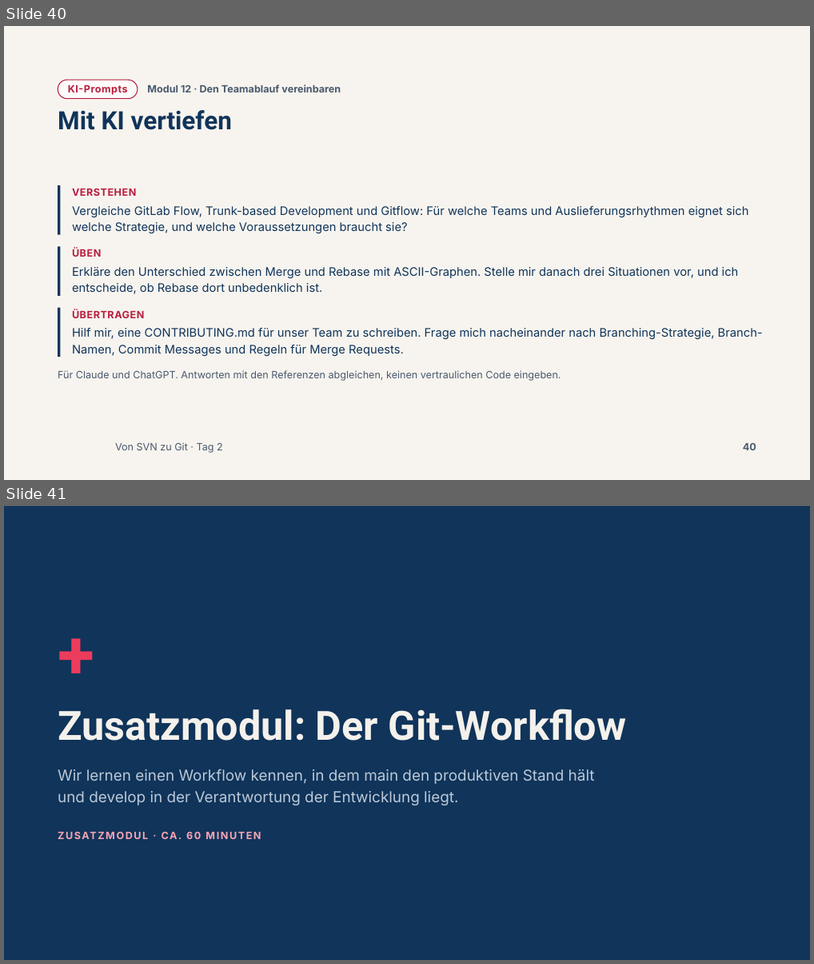
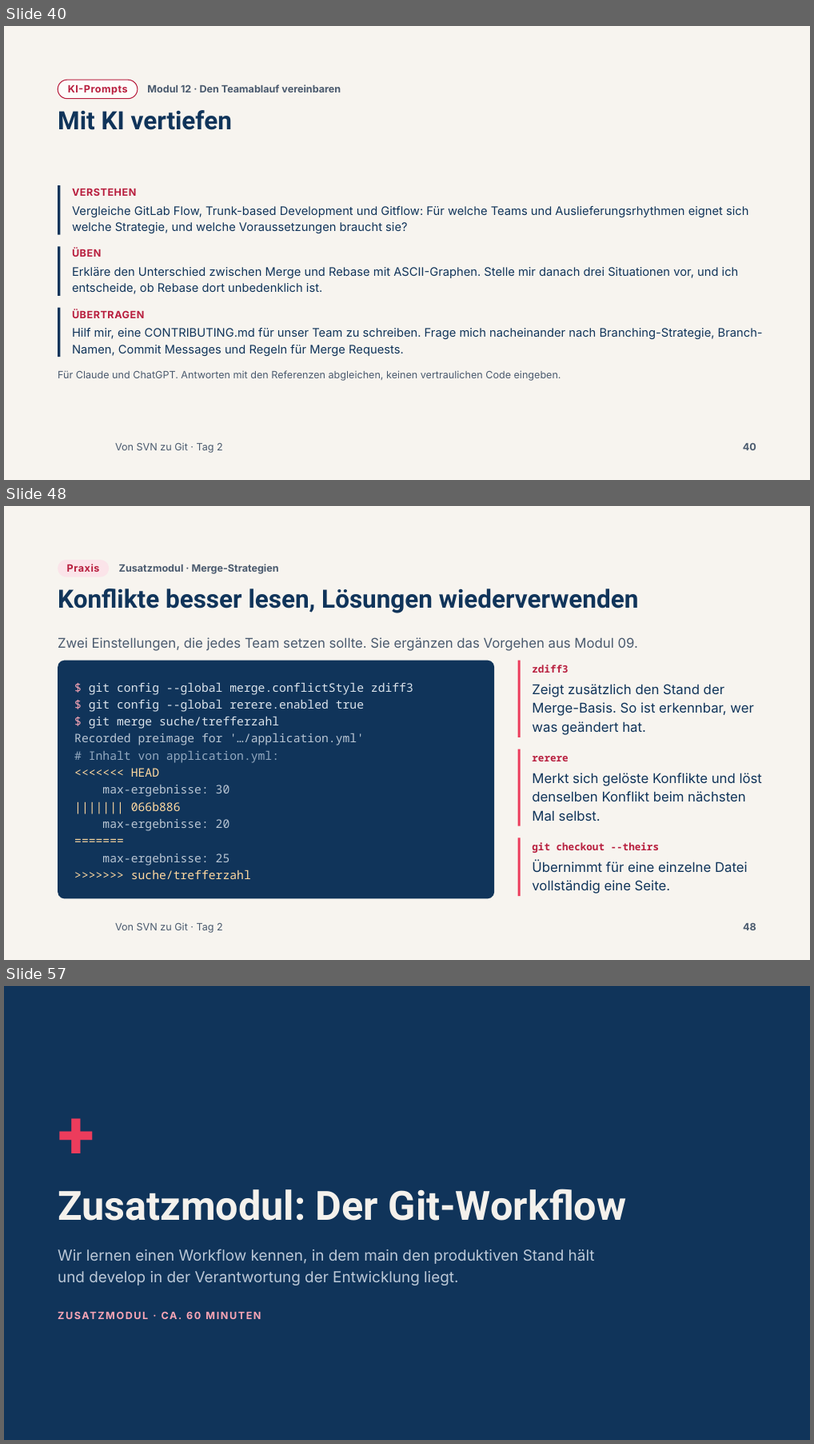
Before and after one commit to AndreasSchoenfeldUser/Von-SVN-zu-Git-Workshop, a slide deck: slides/pptx/tag2.pptx. Shown one above the other, each under a label of ours: slides 40 and 41 before the commit, slides 40, 48 and 57 after it; the slides between them are not shown. The pictures are 814x964 and 814x1444 pixels, drawn with LibreOffice and Linux fonts; fonts in the diff are those of the drawing; background and template pictures are left out. Boxes give left, top, right and bottom in pixels: in the first picture for what was removed or moved away, otherwise in the second. Text is boxed around its words. In the diff, an @@ line names an element or a change of style, - is before the commit and + after.

```diff
--- a/slides/pptx/tag2.pptx
+++ b/slides/pptx/tag2.pptx
@@ slide 48 added at bbox=[4, 506, 810, 960], background #F7F4EF; not listed: 1 template element that a slide beside it also shows @@
@@ rounded rectangle added at bbox=[58, 560, 110, 576], fill #FBE4E9 @@
@@ text added at bbox=[67, 564, 100, 572], 12 pt, text #B81E3E, bold @@
+Praxis
@@ text added at bbox=[119, 564, 279, 574], 12 pt, text #4A5A6E, bold @@
+Zusatzmodul · Merge-Strategien
@@ title added at bbox=[58, 588, 638, 613], 30 pt, text #10345A, bold @@
+Konflikte besser lesen, Lösungen wiederverwenden
@@ text added at bbox=[58, 637, 638, 651], 16 pt, text #4A5A6E @@
+Zwei Einstellungen, die jedes Team setzen sollte. Sie ergänzen das Vorgehen aus Modul 09.
@@ rounded rectangle added at bbox=[58, 660, 494, 899], fill #10345A @@
@@ rectangle added at bbox=[518, 660, 521, 737], fill #EC3C5C @@
@@ text added at bbox=[532, 664, 568, 672], 12 pt, text #B81E3E, bold @@
+zdiff3
@@ text added at bbox=[74, 682, 414, 879], 14 pt, text #DCE4EC @@
+$ git config --global merge.conflictStyle zdiff3
+$ git config --global rerere.enabled true
+$ git merge suche/trefferzahl
+Recorded preimage for '…/application.yml'
+# Inhalt von application.yml:
+<<<<<<< HEAD
+max-ergebnisse: 30
+||||||| 066b886
+max-ergebnisse: 20
+=======
+max-ergebnisse: 25
+>>>>>>> suche/trefferzahl
@@ text added at bbox=[532, 684, 754, 735], 16 pt, text #10345A @@
+Zeigt zusätzlich den Stand der Merge-Basis. So ist erkennbar, wer was geändert hat.
@@ rectangle added at bbox=[518, 749, 521, 826], fill #EC3C5C @@
@@ text added at bbox=[532, 756, 568, 761], 12 pt, text #B81E3E, bold @@
+rerere
@@ text added at bbox=[532, 772, 762, 821], 16 pt, text #10345A @@
+Merkt sich gelöste Konflikte und löst denselben Konflikt beim nächsten Mal selbst.
@@ rectangle added at bbox=[518, 837, 521, 896], fill #EC3C5C @@
@@ text added at bbox=[532, 842, 659, 852], 12 pt, text #B81E3E, bold @@
+git checkout --theirs
@@ text added at bbox=[532, 861, 748, 893], 16 pt, text #10345A @@
+Übernimmt für eine einzelne Datei vollständig eine Seite.
@@ page number added at bbox=[743, 923, 757, 930], 12 pt, text #4A5A6E, bold @@
+48
@@ what was slide 41 is now slide 57 @@
```
Also in this commit, not shown: 1 slide changed, 15 other slides added, 44 other files.
